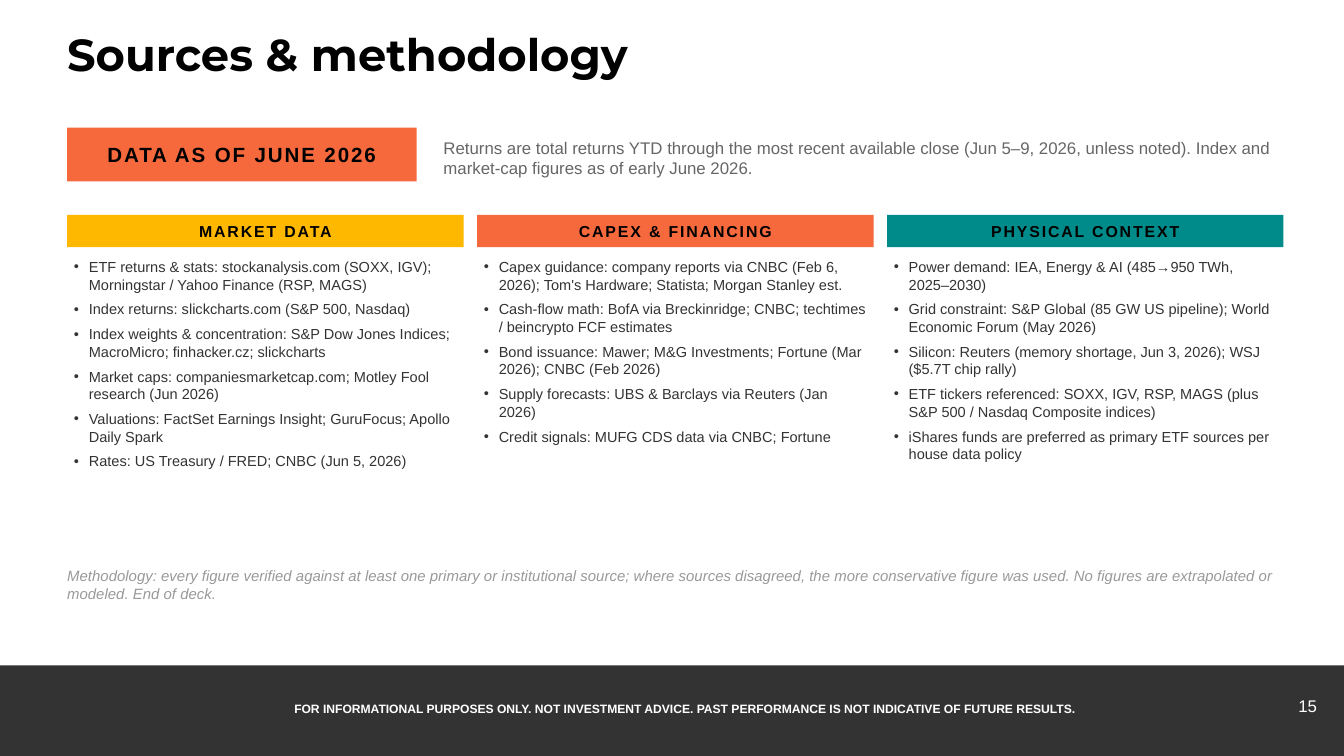
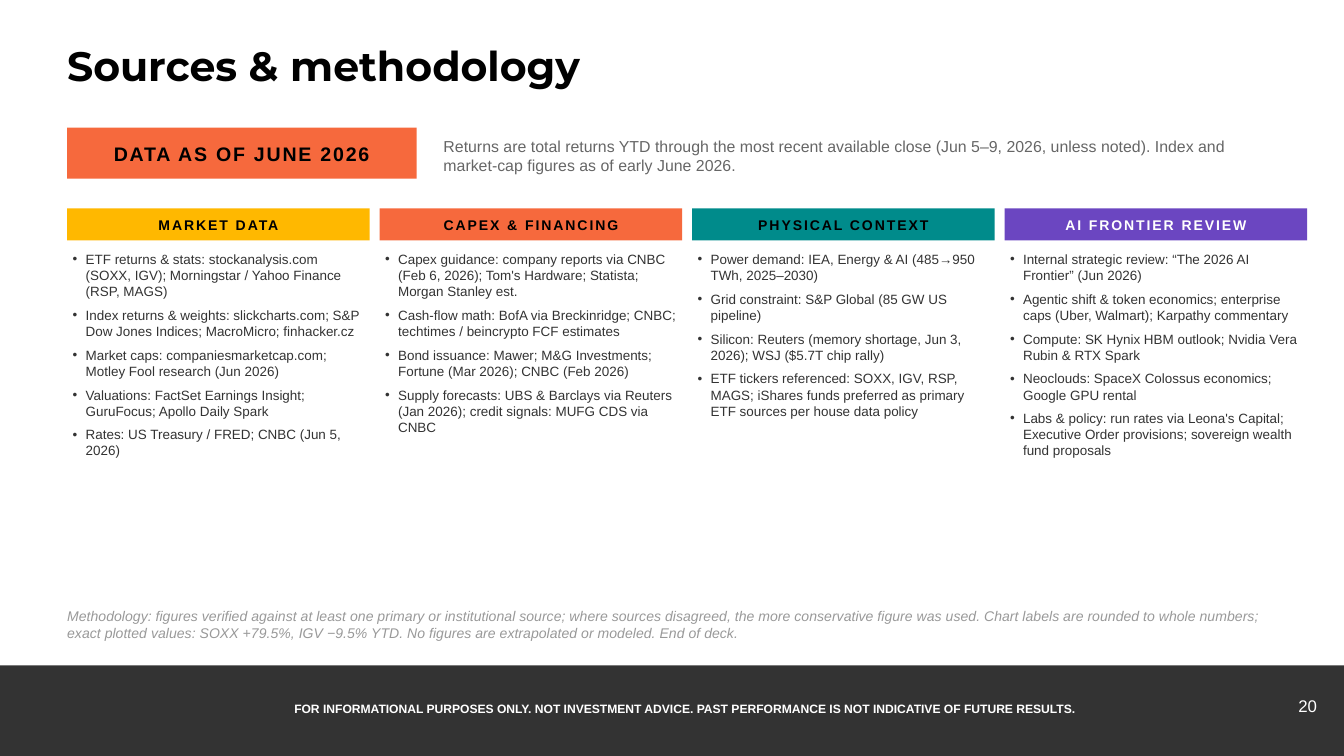
Before and after one commit to samuelcmcclellan-cell/ai-markets-deck, a slide deck: slide 20 of ai-markets-deck.pptx (slide 15 before the commit). Drawn at 1344x756 pixels with LibreOffice and Linux fonts; fonts in the diff are those of the drawing. Boxes give left, top, right and bottom in pixels: in the first picture for what was removed or moved away, otherwise in the second. Text is boxed around its words. In the diff, an @@ line names an element or a change of style, - is before the commit and + after.

```diff
--- a/ai-markets-deck.pptx
+++ b/ai-markets-deck.pptx
@@ text "Sources & methodology": place and size @@
-text "Sources & methodology" at [67, 37, 628, 80]
+text "Sources & methodology" at [67, 50, 580, 90]
@@ text "Sources & methodology" at [67, 50, 580, 90]: size 24 to 22 pt @@
@@ text "DATA AS OF JUNE 2026" at [114, 147, 369, 162]: size 11 to 10.5 pt @@
@@ text "Returns are total returns YTD ..." at [443, 140, 1224, 175]: size 9 to 8.5 pt @@
@@ text "MARKET DATA": place and size @@
-text "MARKET DATA" at [67, 215, 464, 247]
+text "MARKET DATA" at [67, 208, 370, 241]
@@ rectangle: place and size @@
-rectangle at [67, 215, 464, 247]
+rectangle at [67, 208, 370, 241]
@@ text "CAPEX & FINANCING": place and size @@
-text "CAPEX & FINANCING" at [579, 226, 772, 237]
+text "CAPEX & FINANCING" at [444, 220, 618, 230]
@@ rectangle: place and size @@
-rectangle at [477, 215, 874, 247]
+rectangle at [380, 208, 683, 241]
@@ size 8.5 to 7.5 pt in 3 elements at [67, 208, 370, 241], [444, 220, 618, 230], [758, 220, 929, 230] @@
@@ text "PHYSICAL CONTEXT": place and size @@
-text "PHYSICAL CONTEXT" at [991, 226, 1179, 237]
+text "PHYSICAL CONTEXT" at [758, 220, 929, 230]
@@ rectangle added at [692, 208, 995, 241], fill #008B8B @@
@@ rectangle: place and size @@
-rectangle at [887, 215, 1284, 247]
+rectangle at [1004, 208, 1306, 241]
@@ rectangle at [1004, 208, 1306, 241]: fill #008B8B to #6B46C1 @@
@@ text added at [1065, 220, 1247, 230], 7.5 pt, text #FFFFFF, bold @@
+AI FRONTIER REVIEW
@@ text "ETF returns & stats: stockanalysis.com ...": place and size @@
-text "ETF returns & stats: stockanalysis.com ..." at [89, 261, 450, 469]
+text "ETF returns & stats: stockanalysis.com ..." at [86, 254, 360, 458]
@@ text at [86, 254, 341, 458]: size 7.8 to 7.2 pt in "ETF returns & stats: stockanalysis.com (SOXX, IGV); ...", "Market caps: companiesmarketcap.com; Motley Fool research (J ...", "Valuations: FactSet Earnings Insight; GuruFocus; Apollo Dail ...", "Rates: US Treasury / FRED; CNBC (Jun ..."; indent changed @@
@@ text "Capex guidance: company reports via ...": place and size @@
-text "Capex guidance: company reports via ..." at [499, 261, 865, 445]
+text "Capex guidance: company reports via ..." at [398, 254, 676, 432]
@@ text at [398, 254, 676, 379]: size 7.8 to 7.2 pt in "Capex guidance: company reports via CNBC (Feb ...", "Cash-flow math: BofA via Breckinridge; CNBC; techtimes ...", "Bond issuance: Mawer; M&G Investments; Fortune (Mar ..."; indent changed @@
@@ text "Power demand: IEA, Energy & ...": place and size @@
-text "Power demand: IEA, Energy & ..." at [909, 261, 1270, 462]
+text "Power demand: IEA, Energy & ..." at [711, 254, 975, 419]
@@ text at [711, 254, 975, 363]: size 7.8 to 7.2 pt in "Power demand: IEA, Energy & AI (485→950 ...", "Silicon: Reuters (memory shortage, Jun 3, 2026); ..."; indent changed @@
@@ text added at [1023, 254, 1297, 458], 7.2 pt, text #333333 @@
+• Internal strategic review: “The 2026 AI Frontier” (Jun 2026)
+• Agentic shift & token economics; enterprise caps (Uber, Walmart); Karpathy commentary
+• Compute: SK Hynix HBM outlook; Nvidia Vera Rubin & RTX Spark
+• Neoclouds: SpaceX Colossus economics; Google GPU rental
+• Labs & policy: run rates via Leona's Capital; Executive Order provisions; sovereign wealth fund proposals
@@ text at [711, 294, 947, 323]: text changed; size 7.8 to 7.2 pt @@
-• Grid constraint: S&P Global (85 GW US pipeline); World Economic Forum (May 2026)
+• Grid constraint: S&P Global (85 GW US pipeline)
@@ text at [86, 310, 360, 338]: text changed; size 7.8 to 7.2 pt @@
-• Index returns: slickcharts.com (S&P 500, Nasdaq)
-• Index weights & concentration: S&P Dow Jones Indices; MacroMicro; finhacker.cz; slickcharts
+• Index returns & weights: slickcharts.com; S&P Dow Jones Indices; MacroMicro; finhacker.cz
@@ text at [711, 373, 965, 419]: text changed; size 7.8 to 7.2 pt @@
-• ETF tickers referenced: SOXX, IGV, RSP, MAGS (plus S&P 500 / Nasdaq Composite indices)
-• iShares funds are preferred as primary ETF sources per house data policy
+• ETF tickers referenced: SOXX, IGV, RSP, MAGS; iShares funds preferred as primary ETF sources per house data policy
@@ text at [398, 390, 672, 432]: text changed; size 7.8 to 7.2 pt @@
-• Supply forecasts: UBS & Barclays via Reuters (Jan 2026)
-• Credit signals: MUFG CDS data via CNBC; Fortune
+• Supply forecasts: UBS & Barclays via Reuters (Jan 2026); credit signals: MUFG CDS via CNBC
@@ text at [67, 611, 1259, 641]: text changed; size 8 to 7.5 pt @@
-Methodology: every figure verified against at least one primary or institutional source; where sources disagreed, the more conservative figure was used. No figures are extrapolated or modeled. End of deck.
+Methodology: figures verified against at least one primary or institutional source; where sources disagreed, the more conservative figure was used. Chart labels are rounded to whole numbers; exact plotted values: SOXX +79.5%, IGV −9.5% YTD. No figures are extrapolated or modeled. End of deck.
@@ text at [1298, 700, 1317, 712]: text changed @@
-15
+20
```
Also in this commit, not shown: 9 other slides changed, 10 slides added, 5 slides removed, 24 other files.
